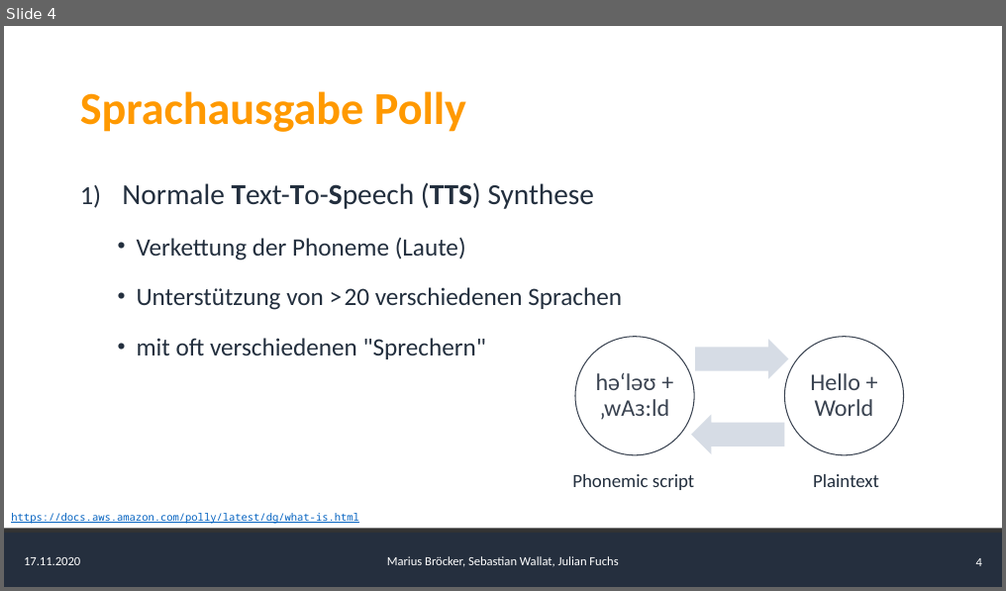
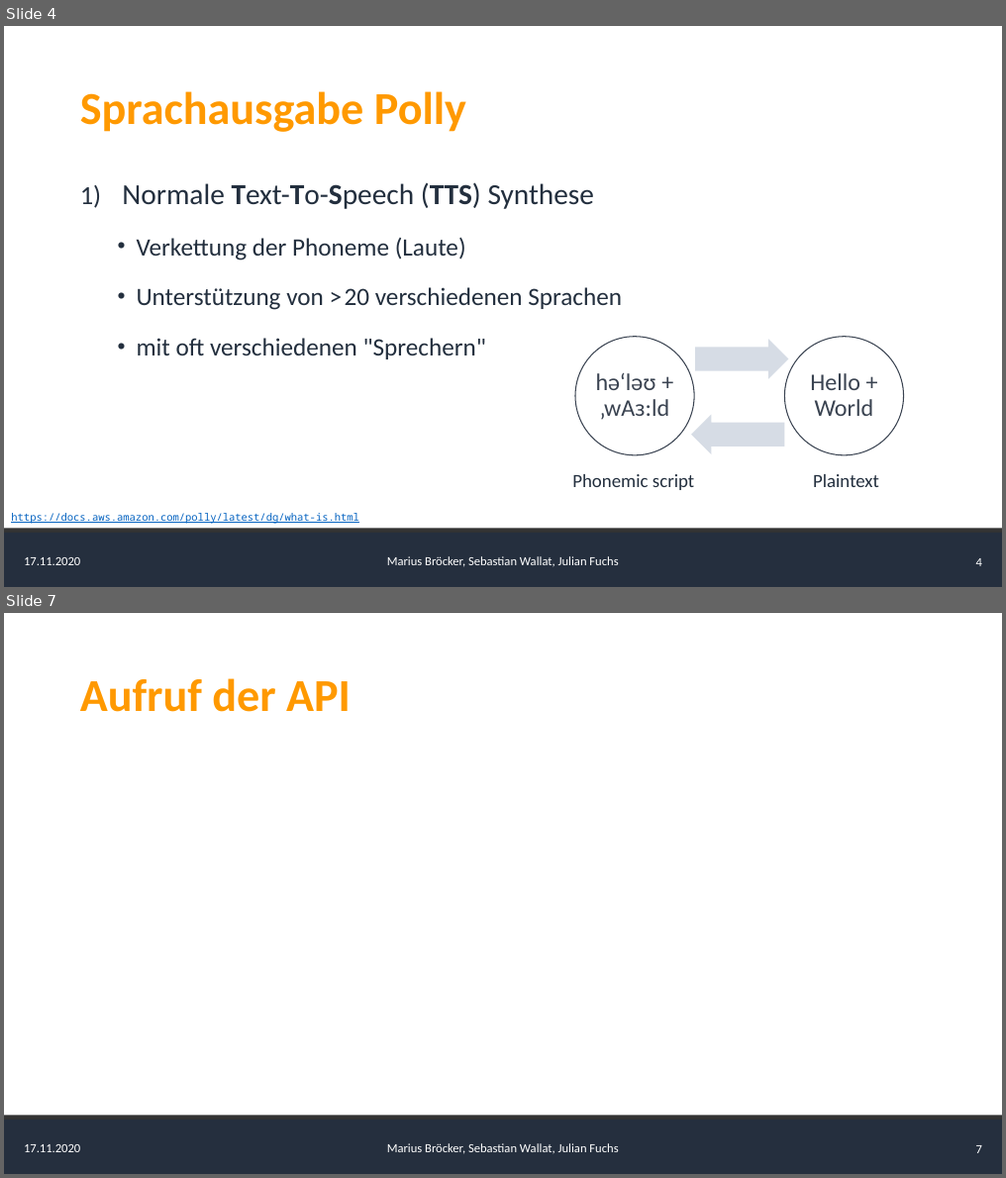
Before and after one commit to AlgorithmicEntropy/AWS_Translate_Polly, a slide deck: presentation/Presentation.pptx. Shown one above the other, each under a label of ours: slide 4 before the commit, slides 4 and 7 after it; the slides between them are not shown. The pictures are 1006x591 and 1006x1178 pixels, drawn with LibreOffice and Linux fonts; fonts in the diff are those of the drawing. Boxes give left, top, right and bottom in pixels: in the first picture for what was removed or moved away, otherwise in the second. Text is boxed around its words. In the diff, an @@ line names an element or a change of style, - is before the commit and + after.

```diff
--- a/presentation/Presentation.pptx
+++ b/presentation/Presentation.pptx
@@ slide 7 added at (x1=4, y1=613, x2=1002, y2=1174), background #FFFFFF; not listed: 5 template elements that a slide beside it also shows @@
@@ title added at (x1=80, y1=678, x2=350, y2=712), 44 pt, text #FF9900, bold @@
+Aufruf der API
```
Also in this commit, not shown: 2 slides changed, 3 other slides added.
